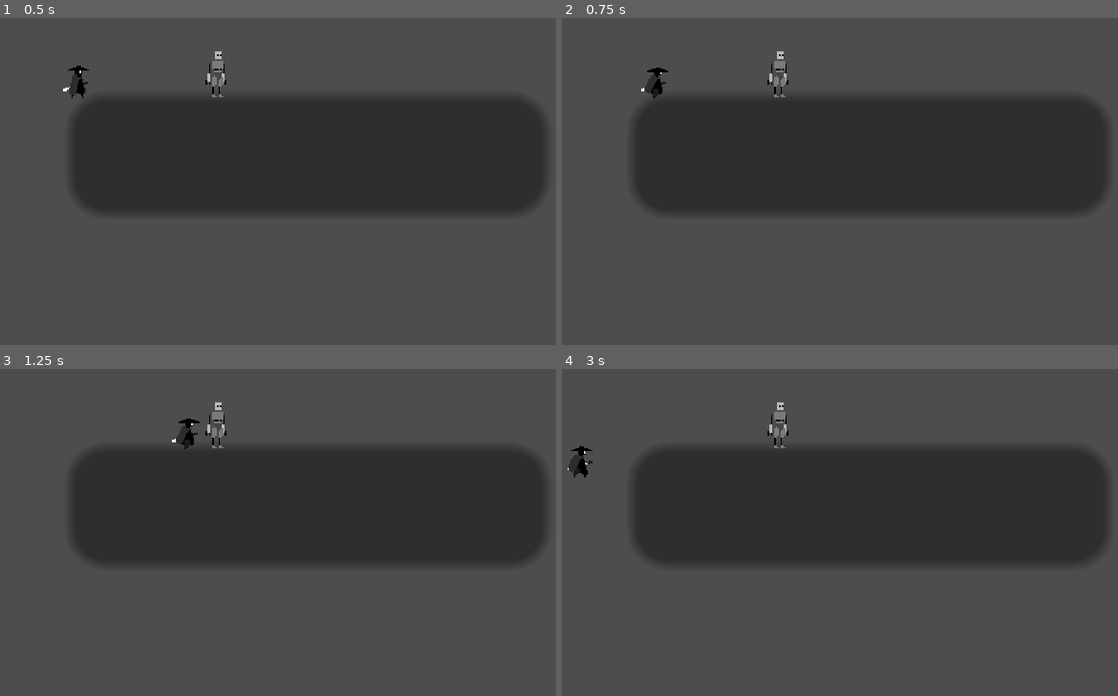
Above: before the commit, frames 1-4 (two rows, left to right).
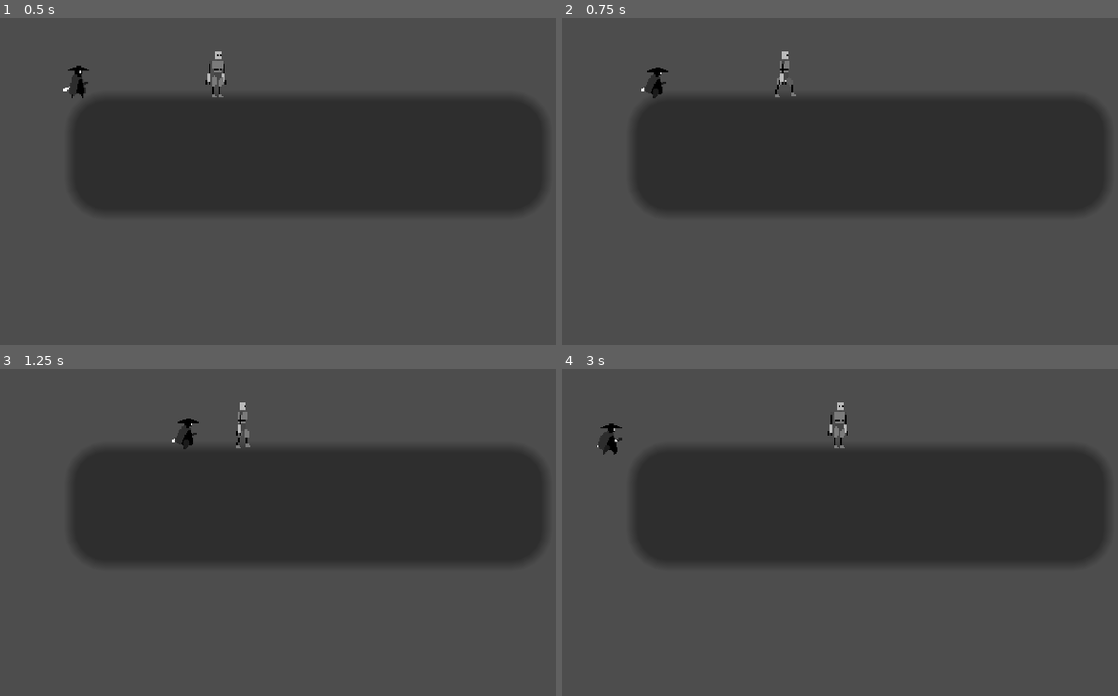
Above: after the commit, the same moments.

Repository: Gio-Paladino/AcerolaJam0
Game: Godot game, scene res://Scenes/world.tscn
The game is run twice, just before and just after one commit, with the same random seed, the same clock (stepped at 60 frames per second) and the same inputs.
Inputs:
- Up to frame 1 (0.5 s): no input
- Up to frame 2 (0.75 s): tap Enter at 0.5 s; hold Right (ui_right) from 0.53 s (still down); tap E (interact) at 0.6 s
- Up to frame 3 (1.25 s): keep holding Right (ui_right); tap Up (ui_up) at 0.77 s
- Up to frame 4 (3 s): tap E (interact) at 1.35, 2.1, 2.85 s; tap Up (ui_up) at 1.52 s; release Right (ui_right) at 2.03 s; hold Left (ui_left) 2.03-2.78 s; hold Right (ui_right) from 2.78 s (still down)

Frame 1 is identical in both runs. In frame 2, 0.3% of the frame differs, in the area x 36-43%, y 10-25%; in frame 3, 0.4%; in frame 4, 0.9%, in the area x 1-52%, y 10-34%.

Commit message:
Interact works, Momentum fix, Added smoke assets

Diff:
--- a/Scenes/robot.tscn
+++ b/Scenes/robot.tscn
@@ -7,7 +7,6 @@
 [ext_resource type="Script" path="res://Scripts/RobotStates/RobotIdle.gd" id="4_bdnd0"]
 [ext_resource type="Script" path="res://Scripts/RobotStates/RobotWalk.gd" id="6_eajox"]
 [ext_resource type="PackedScene" uid="uid://bdjprqe3ros6a" path="res://Scenes/interactable.tscn" id="7_4vkax"]
-[ext_resource type="Script" path="res://Scripts/robot_interactable.gd" id="8_g676m"]
 
 [sub_resource type="CapsuleShape2D" id="CapsuleShape2D_bfoto"]
 radius = 7.0
@@ -131,17 +130,18 @@
 script = ExtResource("3_sk4xm")
 inital_state = NodePath("RobotIdle")
 
-[node name="RobotIdle" type="Node" parent="StateMachine" node_paths=PackedStringArray("Robot", "Collision", "AnimatedSprite")]
+[node name="RobotIdle" type="Node" parent="StateMachine" node_paths=PackedStringArray("Robot", "Collision", "AnimatedSprite", "InteractiongMgr")]
 script = ExtResource("4_bdnd0")
 Robot = NodePath("../..")
 Collision = NodePath("../../CollisionShape2D")
 AnimatedSprite = NodePath("../../AnimatedSprite2D")
+InteractiongMgr = NodePath("../../Interactable")
 
-[node name="RobotWalk" type="Node" parent="StateMachine" node_paths=PackedStringArray("Robot", "Collision", "AnimatedSprite")]
+[node name="RobotWalk" type="Node" parent="StateMachine" node_paths=PackedStringArray("Robot", "Collision", "AnimatedSprite", "InteractiongMgr")]
 script = ExtResource("6_eajox")
 Robot = NodePath("../..")
 Collision = NodePath("../../CollisionShape2D")
 AnimatedSprite = NodePath("../../AnimatedSprite2D")
+InteractiongMgr = NodePath("../../Interactable")
 
 [node name="Interactable" parent="." instance=ExtResource("7_4vkax")]
-script = ExtResource("8_g676m")
--- a/Scripts/Interactable.gd
+++ b/Scripts/Interactable.gd
@@ -4,11 +4,15 @@
 
 var current_interaction: Interactable
 
+signal on_interact;
+
 func _on_area_entered(area):
+	print(str(area) + "entered")
 	current_interaction = area
 
 func _on_area_exited(area):
 	if current_interaction == area:
+		print(str(area) + "exited")
 		current_interaction = null
 
 
@@ -18,3 +22,6 @@
 
 func execute_interaction() -> void:
 	print("Interaction not defined :: Interactable.gd")
+
+func _interact() -> void:
+	on_interact.emit()
--- a/Scripts/PlayerStates/PlayerFall.gd
+++ b/Scripts/PlayerStates/PlayerFall.gd
@@ -20,7 +20,8 @@
 	else:
 		Player.velocity.y += 2 * gravity * _delta
 
-	Player.velocity.x = input_vector * move_toward( input_vector * Player.velocity.x, MOVE_SPEED, 20)
+	if input_vector:
+		Player.velocity.x = input_vector * move_toward( input_vector * Player.velocity.x, MOVE_SPEED, 20)
 
 
 	if Player.is_on_floor():
--- a/Scripts/PlayerStates/PlayerIdle.gd
+++ b/Scripts/PlayerStates/PlayerIdle.gd
@@ -13,7 +13,7 @@
 
 func Physics_Update(_delta: float):
 	super(_delta)
-#	Player.velocity.x = move_toward(Player.velocity.x, 0, 20)
+	Player.velocity.x = move_toward(Player.velocity.x, 0, 40)
 	Player.move_and_slide()
 
 	if input_vector != 0 and Player.is_on_floor():
--- a/Scripts/PlayerStates/PlayerJump.gd
+++ b/Scripts/PlayerStates/PlayerJump.gd
@@ -19,7 +19,8 @@
 
 	super(_delta)
 
-	Player.velocity.x = input_vector * move_toward( input_vector * Player.velocity.x, MOVE_SPEED, 20)
+	if input_vector:
+		Player.velocity.x = input_vector * move_toward( input_vector * Player.velocity.x, MOVE_SPEED, 20)
 
 
 	if Player.velocity.y > 0:
--- a/Scripts/PlayerStates/PlayerRun.gd
+++ b/Scripts/PlayerStates/PlayerRun.gd
@@ -13,7 +13,8 @@
 
 func Physics_Update(_delta: float):
 	super(_delta)
-	Player.velocity.x = input_vector * move_toward( input_vector * Player.velocity.x, MOVE_SPEED, 20)
+	if input_vector:
+		Player.velocity.x = input_vector * move_toward( input_vector * Player.velocity.x, MOVE_SPEED, 20)
 	Player.move_and_slide()
 
 	if input_vector == 0 and Player.is_on_floor():
--- a/Scripts/RobotStates/RobotIdle.gd
+++ b/Scripts/RobotStates/RobotIdle.gd
@@ -13,7 +13,8 @@
 
 func Physics_Update(_delta: float):
 	super(_delta)
+	Robot.velocity.x = 0
 	Robot.move_and_slide()
 
-#	if input_vector != 0 and Player.is_on_floor():
-#		Transitioned.emit(self, "RobotWalk")
+	if InteractiongMgr.on_interact && Input.is_action_just_pressed("interact"):
+		Transitioned.emit(self, "RobotWalk")
--- a/Scripts/RobotStates/RobotWalk.gd
+++ b/Scripts/RobotStates/RobotWalk.gd
@@ -13,8 +13,8 @@
 
 func Physics_Update(_delta: float):
 	super(_delta)
-	Robot.velocity.x = 100
+	Robot.velocity.x = 50
 	Robot.move_and_slide()
 
-#	if input_vector != 0 and Player.is_on_floor():
-#		Transitioned.emit(self, "RobotWalk")
+	if InteractiongMgr.on_interact && Input.is_action_just_pressed("interact"):
+		Transitioned.emit(self, "RobotIdle")
--- a/Scripts/robot_interactable.gd
+++ /dev/null
@@ -1,6 +0,0 @@
-extends Interactable
-
-signal RobotActivated
-
-func receive_interaction() -> void:
-	RobotActivated.emit()
Binary file added: Assets/Effects/Free Smoke Fx Pixel 2/Free Smoke Fx Pixel 04.gif
Binary file added: Assets/Effects/Free Smoke Fx Pixel 2/Free Smoke Fx Pixel 04.png
Not shown, added: Assets/Effects/Free Smoke Fx Pixel 2/Free Smoke Fx Pixel 04.png.import
Binary file added: Assets/Effects/Free Smoke Fx Pixel 2/Free Smoke Fx Pixel 05.gif
Binary file added: Assets/Effects/Free Smoke Fx Pixel 2/Free Smoke Fx Pixel 05.png
Not shown, added: Assets/Effects/Free Smoke Fx Pixel 2/Free Smoke Fx Pixel 05.png.import
Binary file added: Assets/Effects/Free Smoke Fx Pixel 2/Free Smoke Fx Pixel 06.gif
Binary file added: Assets/Effects/Free Smoke Fx Pixel 2/Free Smoke Fx Pixel 06.png
Not shown, added: Assets/Effects/Free Smoke Fx Pixel 2/Free Smoke Fx Pixel 06.png.import
Binary file added: Assets/Effects/Free Smoke Fx Pixel 2/Free Smoke Fx Pixel 07.gif
Binary file added: Assets/Effects/Free Smoke Fx Pixel 2/Free Smoke Fx Pixel 07.png
Not shown, added: Assets/Effects/Free Smoke Fx Pixel 2/Free Smoke Fx Pixel 07.png.import
(and 1 more such lines)
